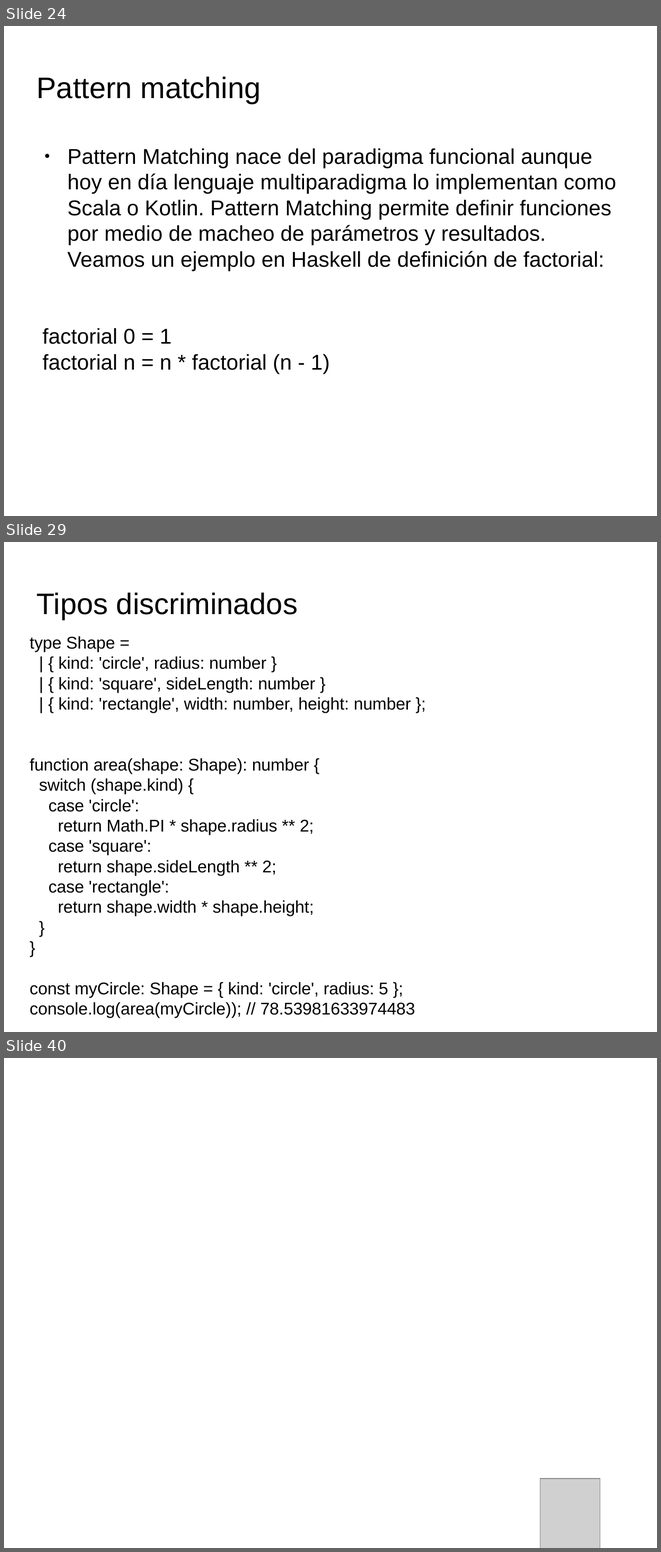
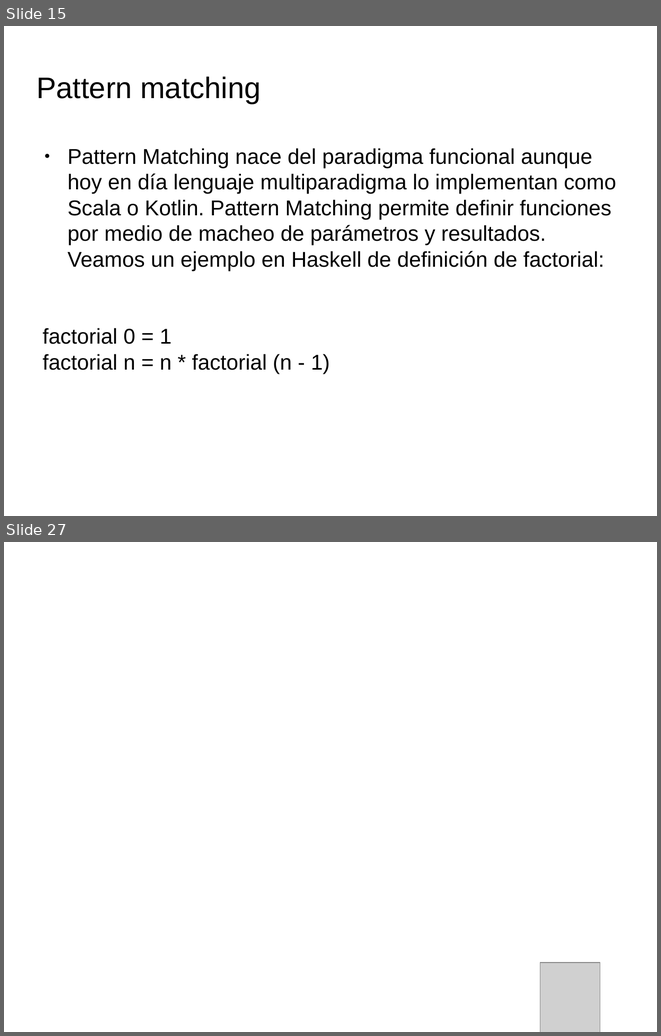
Before and after one commit to Agustin-Nicolas-Torres/paradigmaUAP2025, a slide deck: funcional/clase3.pptx. Shown one above the other, each under a label of ours: slides 24, 29 and 40 before the commit, slides 15 and 27 after it; the slides between them are not shown. The pictures are 661x1552 and 661x1036 pixels, drawn with LibreOffice and Linux fonts; fonts in the diff are those of the drawing; grey boxes stand for pictures; background and template pictures are left out. Boxes give left, top, right and bottom in pixels: in the first picture for what was removed or moved away, otherwise in the second. Text is boxed around its words. In the diff, an @@ line names an element or a change of style, - is before the commit and + after.

```diff
--- a/funcional/clase3.pptx
+++ b/funcional/clase3.pptx
@@ slide 29 removed at box(4, 542, 657, 1032), background picture (left out) @@
@@ text removed at box(37, 592, 298, 619) @@
-Tipos discriminados
@@ text removed at box(29, 636, 415, 1017) @@
-type Shape =
-| { kind: 'circle', radius: number }
-| { kind: 'square', sideLength: number }
-| { kind: 'rectangle', width: number, height: number };
-function area(shape: Shape): number {
-switch (shape.kind) {
-case 'circle':
-return Math.PI * shape.radius ** 2;
-case 'square':
-return shape.sideLength ** 2;
-case 'rectangle':
-return shape.width * shape.height;
-}
-}
-const myCircle: Shape = { kind: 'circle', radius: 5 };
-console.log(area(myCircle)); // 78.53981633974483
@@ what was slide 24 is now slide 15 @@
@@ what was slide 40 is now slide 27 @@
```
Also in this commit, not shown: 2 slides changed, 8 slides added, 20 other slides removed, 1 other file.
